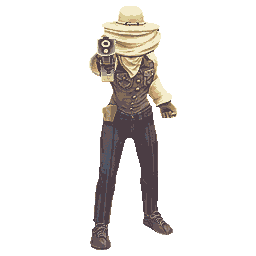
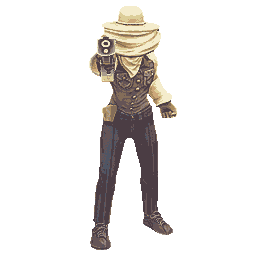
Two versions of the same layered image (256×256). Layer-by-layer changes:
added layer "Обычный слой 2" above "Видимый" over 125, 22, 139, 26
painted on "Видимый" over 125, 22, 139, 26